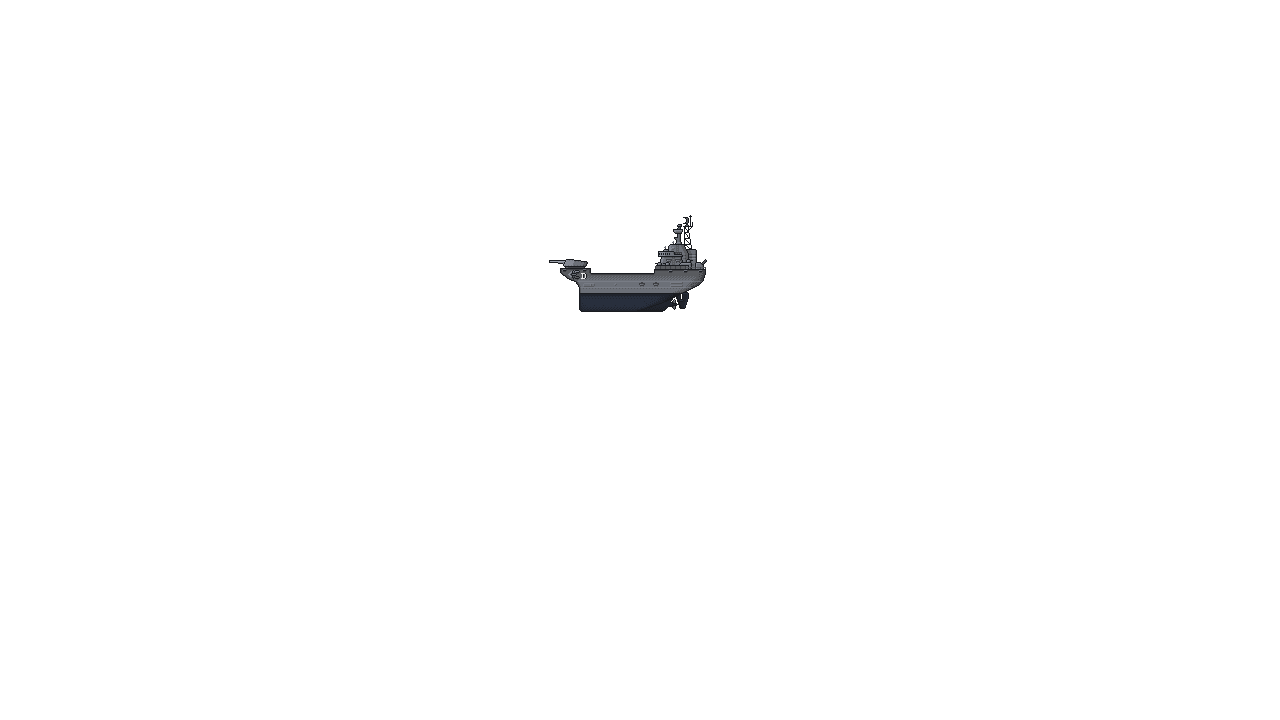
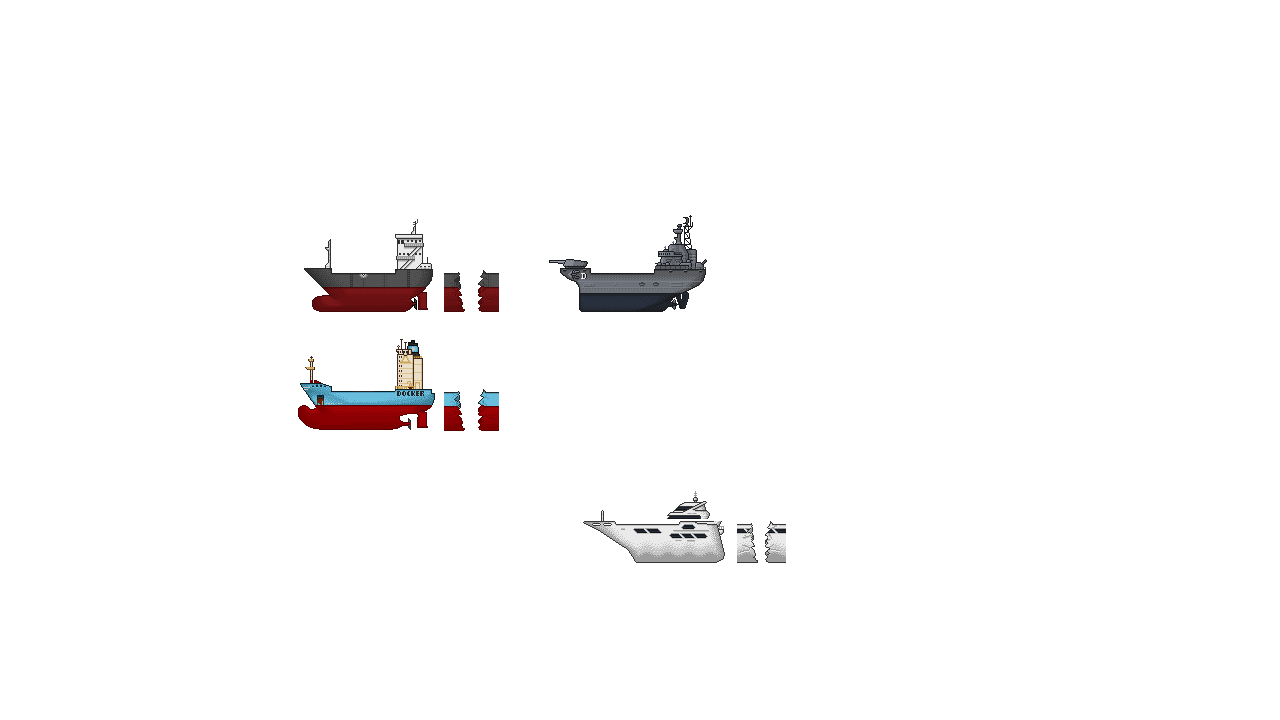
The second w=1280, h=720 image is a revision of the first. Changes to its layers:
showed group "Parts Yacht" (7 layers) over [left=583, top=491, right=786, bottom=563]
showed group "Parts Nussschale" (8 layers) over [left=304, top=219, right=499, bottom=312]
showed group "Parts MAERSK" (9 layers) over [left=298, top=339, right=499, bottom=431]
